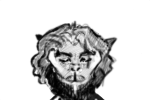
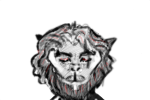
Comparing the layer stacks of the two 150px x 100px images. Changes:
renamed "Calque 8" to "Calque 9", painted on it over [37, 26, 110, 100]
